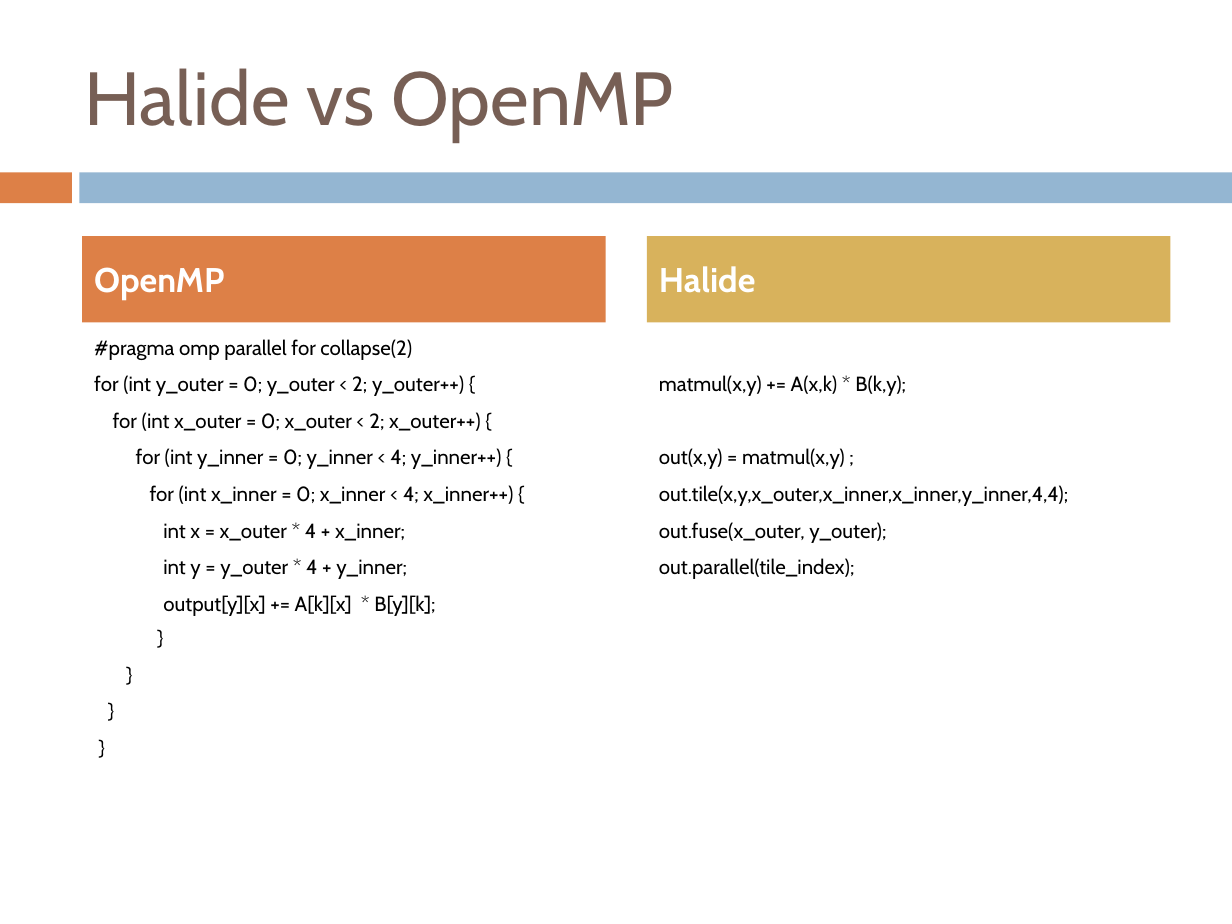
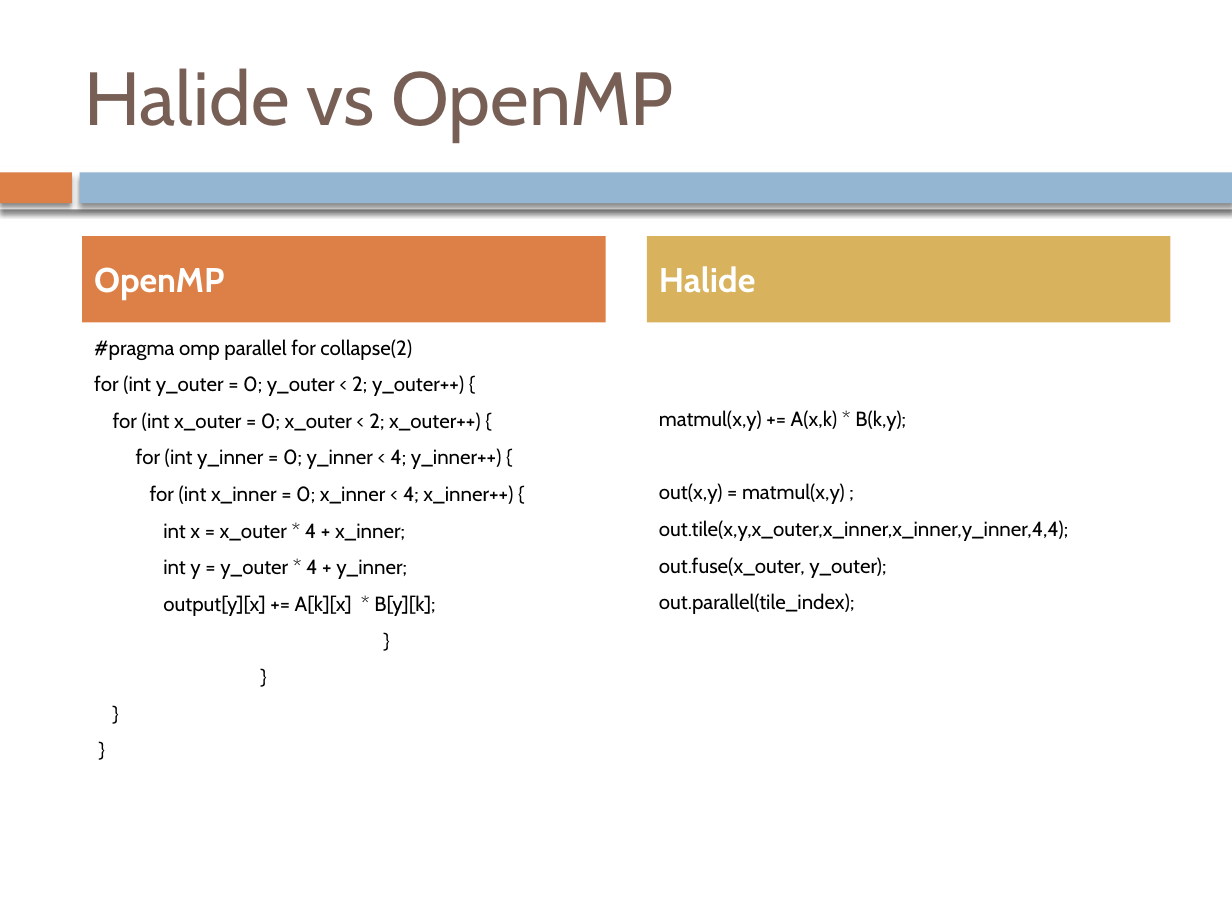
Before and after one commit to oriphi/ReportProject, a slide deck: slide 6 of Presentation/PresentationProjet.pptx. Drawn at 1232x924 pixels with LibreOffice and Linux fonts; fonts in the diff are those of the drawing. Boxes give left, top, right and bottom in pixels: in the first picture for what was removed or moved away, otherwise in the second. Text is boxed around its words. In the diff, an @@ line names an element or a change of style, - is before the commit and + after.

```diff
--- a/Presentation/PresentationProjet.pptx
+++ b/Presentation/PresentationProjet.pptx
@@ rectangle at bbox=[0, 172, 71, 203]: shadow on @@
@@ rectangle added at bbox=[0, 166, 1232, 209], fill #FFFFFF @@
@@ rectangle at bbox=[80, 172, 1232, 203]: shadow on @@
@@ text "#pragma omp parallel for collapse(2)" at bbox=[94, 339, 513, 616]: list level 2 to 1 in "}" @@
@@ text "matmul(x,y) += A(x,k) * B(k,y);": place and size @@
-text "matmul(x,y) += A(x,k) * B(k,y);" at bbox=[659, 375, 1068, 579]
+text "matmul(x,y) += A(x,k) * B(k,y);" at bbox=[659, 410, 1068, 614]
```
Also in this commit, not shown: 13 other slides changed, 8 other files.
